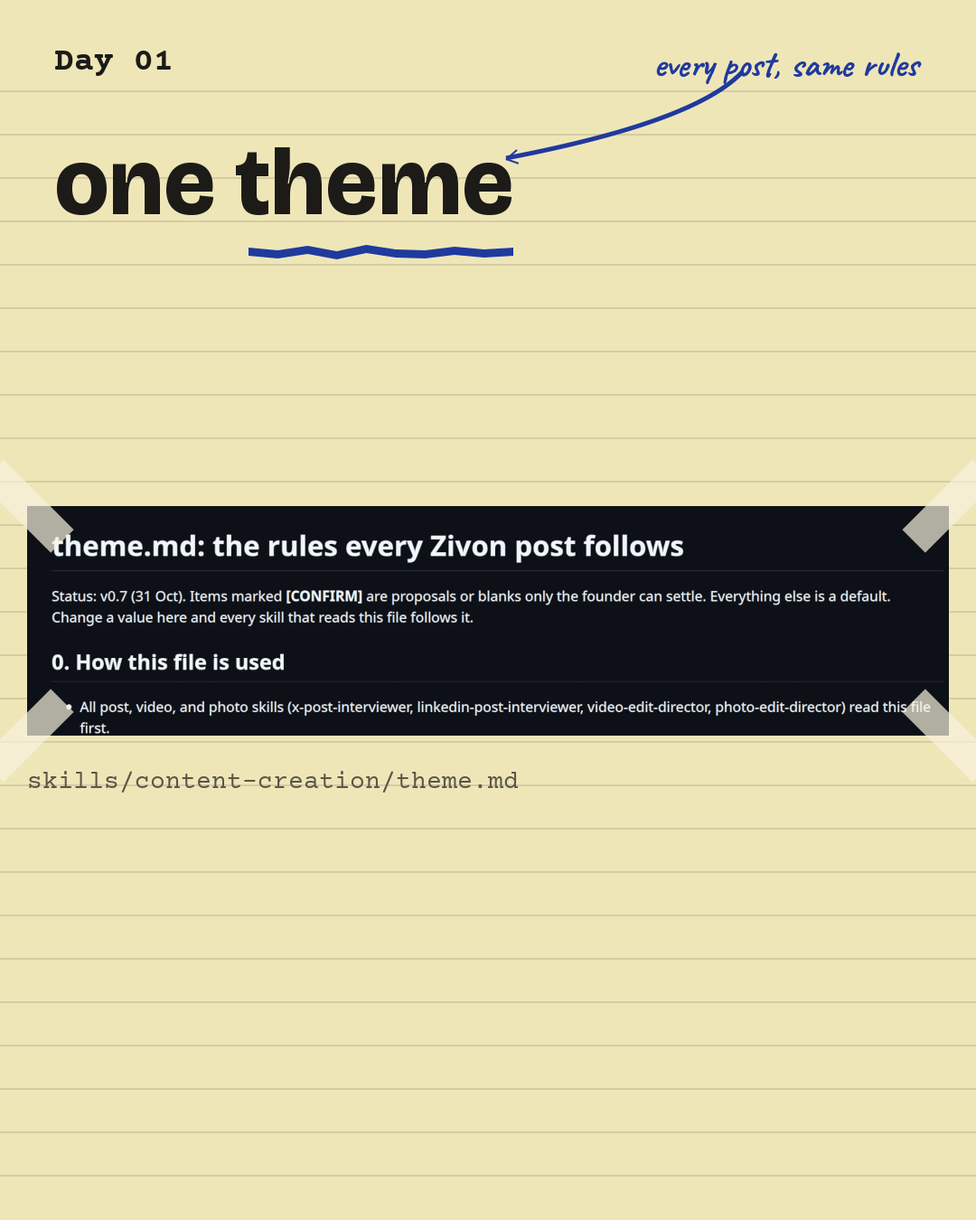
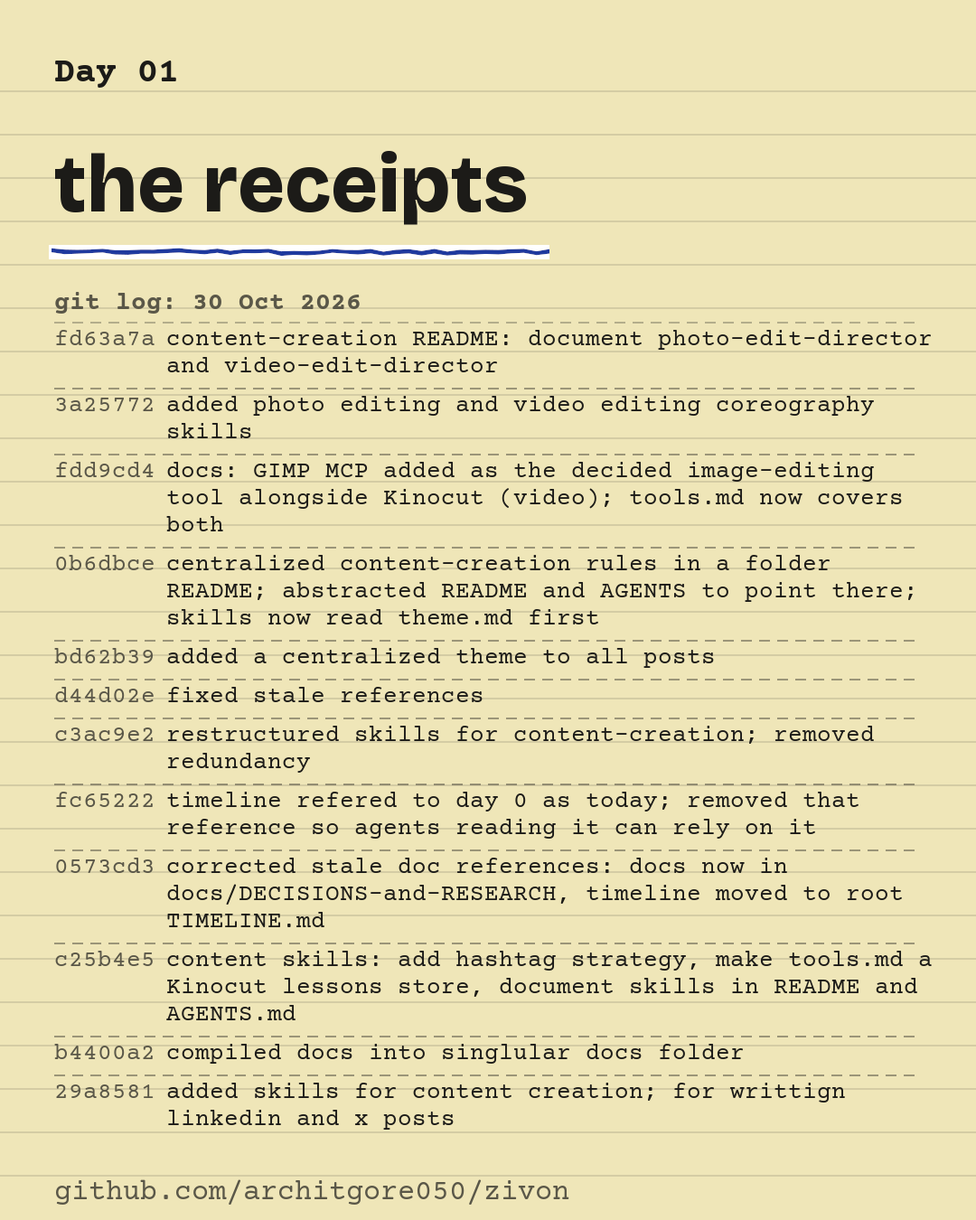
Comparing the layer stacks of the two 976 x 1220 images. Changes:
added layer "github.com/architgore050/zivon" above "added skills for content creat..." over [56, 1179, 570, 1205]
added layer "added skills for content creat..." above "29a8581" over [167, 1082, 846, 1130]
added layer "compiled docs into singlular d..." above "b4400a2" over [167, 1044, 744, 1064]
added layer "content skills: add hashtag st..." above "c25b4e5" over [166, 950, 932, 1021]
added layer "corrected stale doc references..." above "0573cd3" over [167, 857, 903, 928]
added layer "timeline refered to day 0 as t..." above "fc65222" over [167, 791, 859, 839]
added layer "restructured skills for conten..." above "c3ac9e2" over [167, 725, 875, 773]
added layer "fixed stale references" above "d44d02e" over [168, 687, 483, 703]
added layer "added a centralized theme to a..." above "bd62b39" over [167, 648, 715, 669]
added layer "centralized content-creation r..." above "0b6dbce" over [167, 555, 913, 625]
added layer "docs: GIMP MCP added as the de..." above "fdd9cd4" over [166, 461, 903, 532]
added layer "added photo editing and video ..." above "3a25772" over [167, 395, 875, 439]
renamed "annotate" to "3a25772", painted on it over [56, 69, 745, 412]
renamed "skills/content-creation/theme...." to "content-creation README: docum...", painted on it over [28, 329, 932, 793]
renamed "Day 01" to "fd63a7a", painted on it over [55, 50, 171, 346]
renamed "every post, same rules" to "separators", opacity 100% → 40%, painted on it over [54, 52, 923, 1077]
renamed "one theme" to "git log: 30 Oct 2026", painted on it over [55, 147, 512, 314]
added layer "underline" above "the receipts" over [48, 244, 550, 260]
renamed "tape" to "the receipts", opacity 70% → 100%, painted on it over [0, 150, 976, 783]
renamed "Background copy" to "Day 01", showed it, painted on it over [27, 60, 950, 751]
removed layer "Background copy #1" over [27, 506, 950, 736]
…and 10 more changes (10 added)
